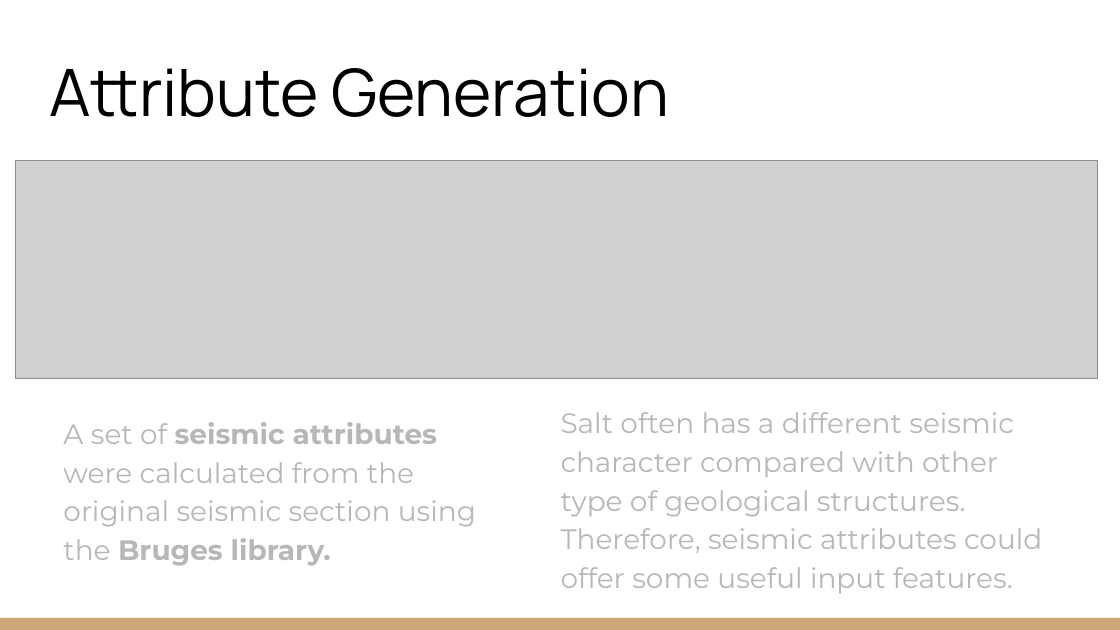
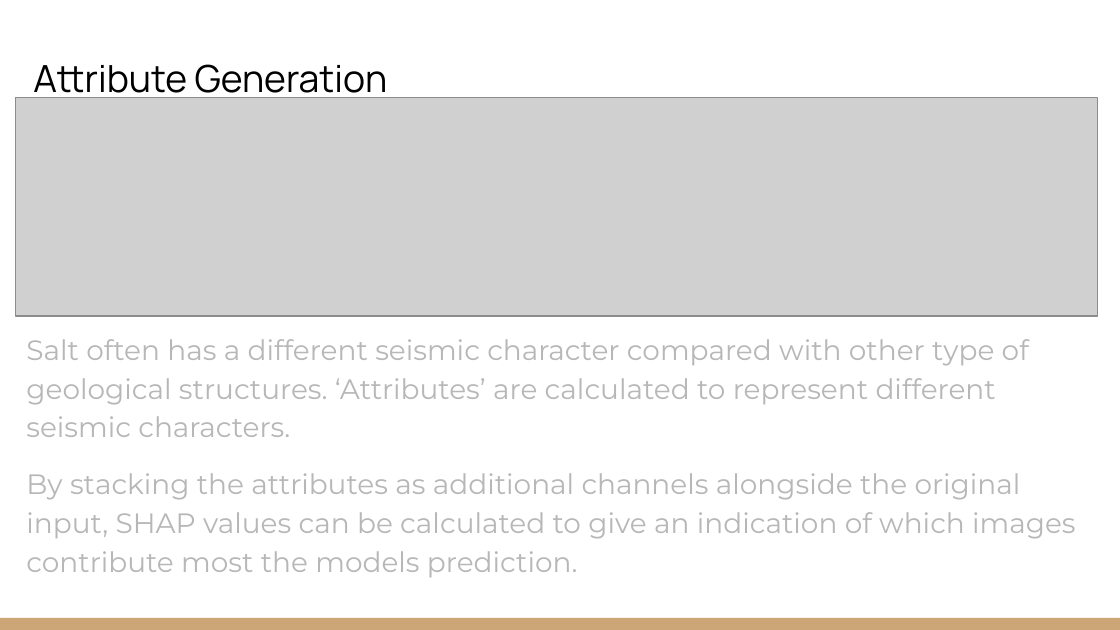
Before and after one commit to EdwinB12/Explainable-Christmas, a slide deck: slide 3 of Presentations/EAGE_Hackathon_2022_Explainable_Christmas.pptx. Drawn at 1120x630 pixels with LibreOffice and Linux fonts; fonts in the diff are those of the drawing; grey boxes stand for pictures. Boxes give left, top, right and bottom in pixels: in the first picture for what was removed or moved away, otherwise in the second. Text is boxed around its words. In the diff, an @@ line names an element or a change of style, - is before the commit and + after.

```diff
--- a/Presentations/EAGE_Hackathon_2022_Explainable_Christmas.pptx
+++ b/Presentations/EAGE_Hackathon_2022_Explainable_Christmas.pptx
@@ title "Attribute Generation": place and size @@
-title "Attribute Generation" at (49, 68, 669, 117)
+title "Attribute Generation" at (33, 64, 388, 103)
@@ title "Attribute Generation" at (33, 64, 388, 103): size 42 to 24 pt @@
@@ picture: place and size @@
-picture at (16, 160, 1099, 379)
+picture at (16, 97, 1099, 316)
@@ text at (26, 339, 1076, 577): text changed @@
-Salt often has a different seismic character compared with other type of geological structures. Therefore, seismic attributes could offer some useful input features.
+Salt often has a different seismic character compared with other type of geological structures. ‘Attributes’ are calculated to represent different seismic characters.
+By stacking the attributes as additional channels alongside the original input, SHAP values can be calculated to give an indication of which images contribute most the models prediction.
@@ text removed at (63, 422, 476, 566) @@
-A set of seismic attributes were calculated from the original seismic section using the Bruges library.
```
Also in this commit, not shown: 9 other slides changed, 9 slides added, 2 slides removed, 8 other files.
